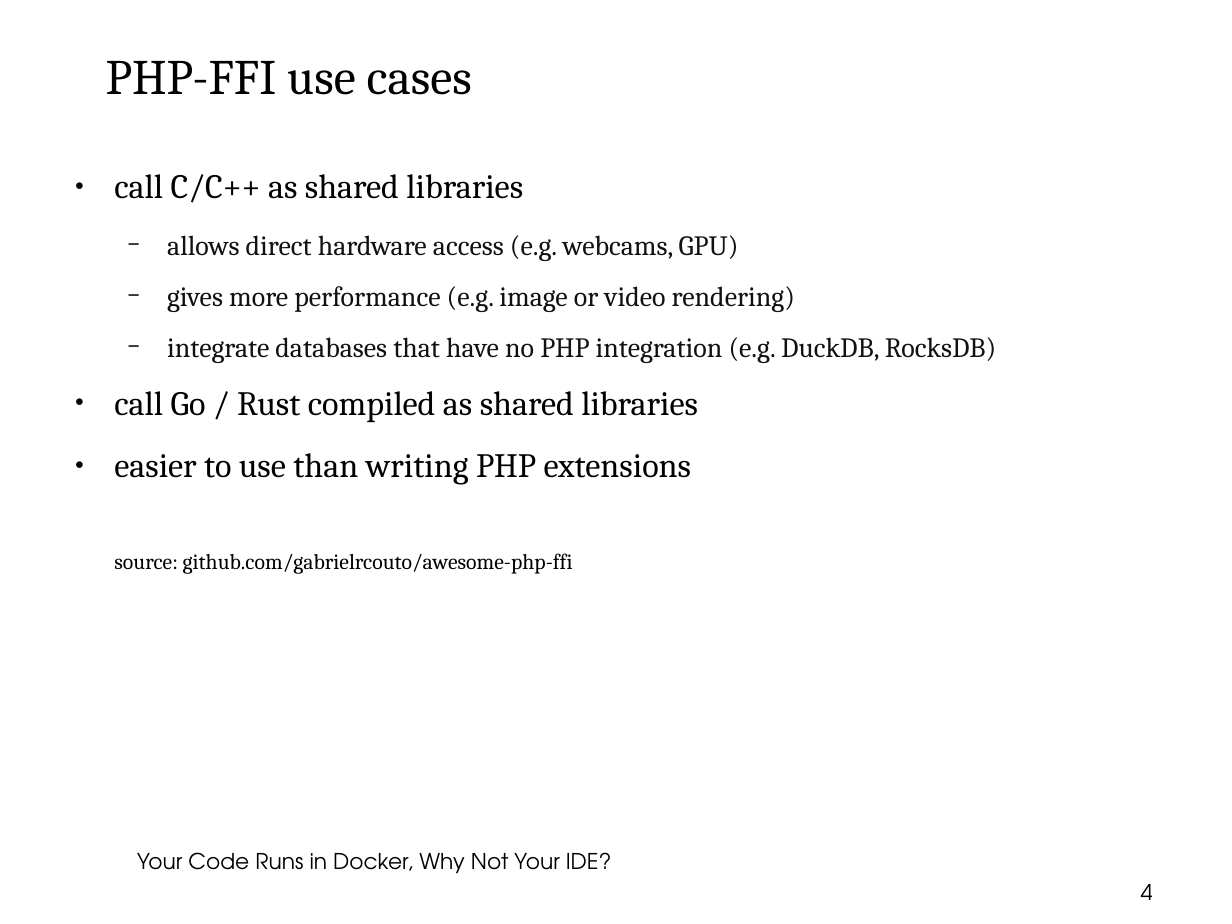
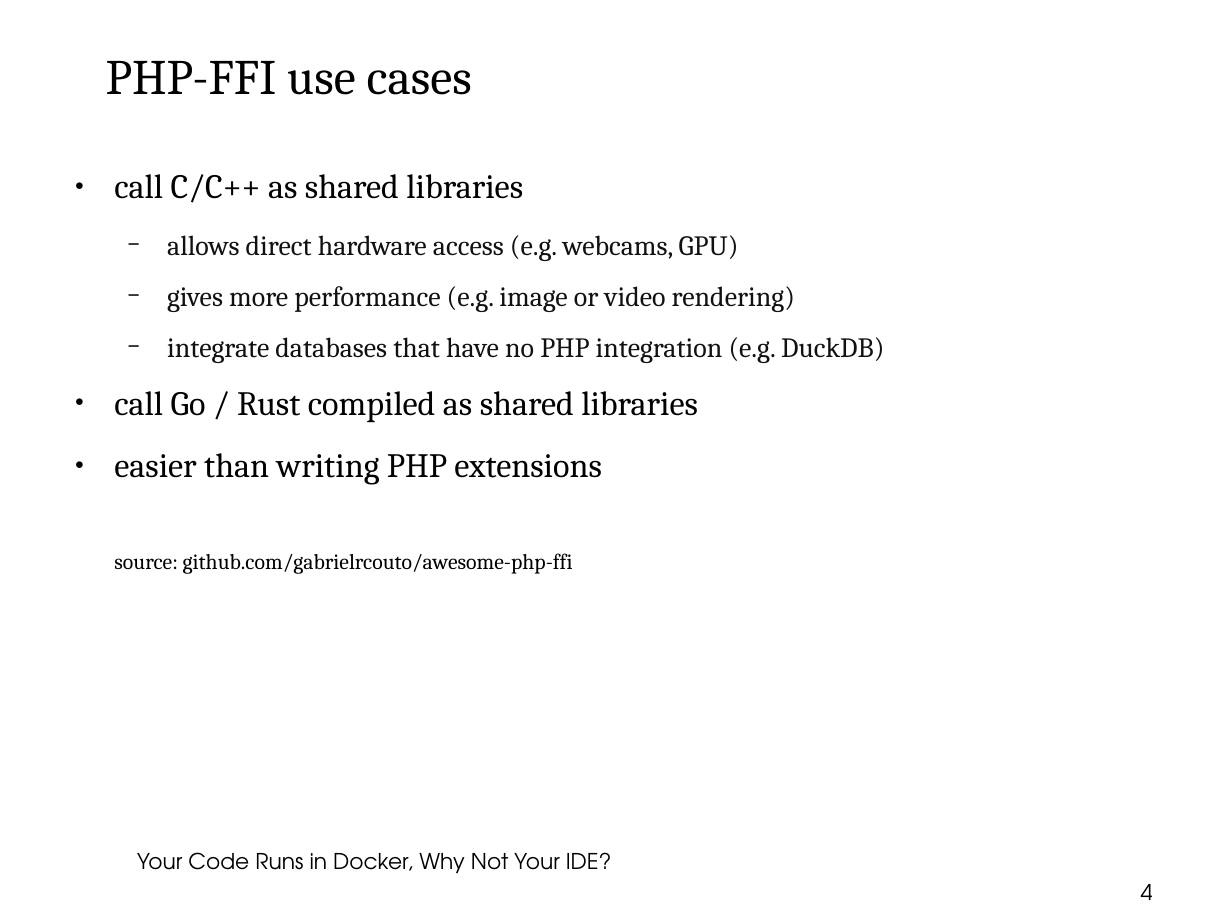
Before and after one commit to thomasbley/php-go-integration, a slide deck: slide 4 of getting_started_with_php_ffi.odp. Drawn at 1232x924 pixels with LibreOffice and Linux fonts; fonts in the diff are those of the drawing; background and template pictures are left out. Boxes give left, top, right and bottom in pixels: in the first picture for what was removed or moved away, otherwise in the second. Text is boxed around its words. In the diff, an @@ line names an element or a change of style, - is before the commit and + after.

Commit message:
updated slides

```diff
--- a/getting_started_with_php_ffi.odp
+++ b/getting_started_with_php_ffi.odp
@@ text at bbox=[167, 337, 884, 363]: text changed @@
-  − integrate databases that have no PHP integration (e.g. DuckDB, RocksDB)
+  − integrate databases that have no PHP integration (e.g. DuckDB)
@@ text at bbox=[114, 453, 601, 485]: text changed @@
-● easier to use than writing PHP extensions
+● easier than writing PHP extensions
```
Also in this commit, not shown: 1 other slide changed, 1 other file.
